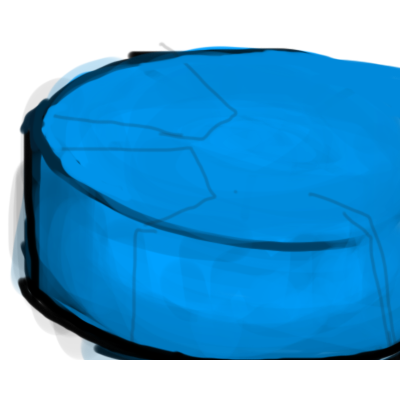
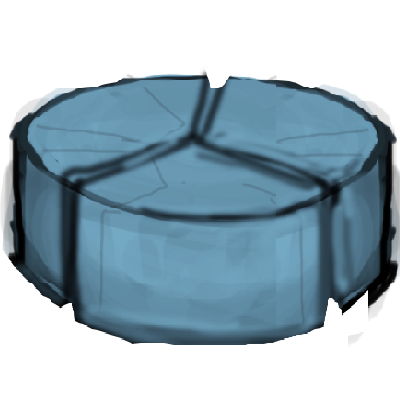
Layered file, before and after one edit (400 x 400). Changes by layer:
added layer "Layer 12 copy" above "Group 6" over 0, 65, 400, 347
hid group "Group 6" (6 layers) over 7, 41, 400, 360
